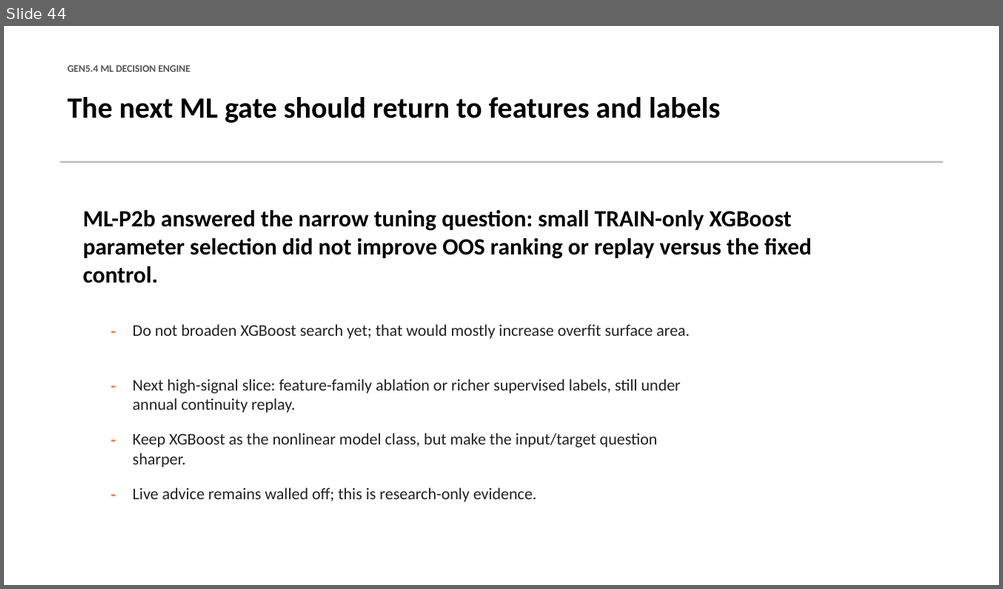
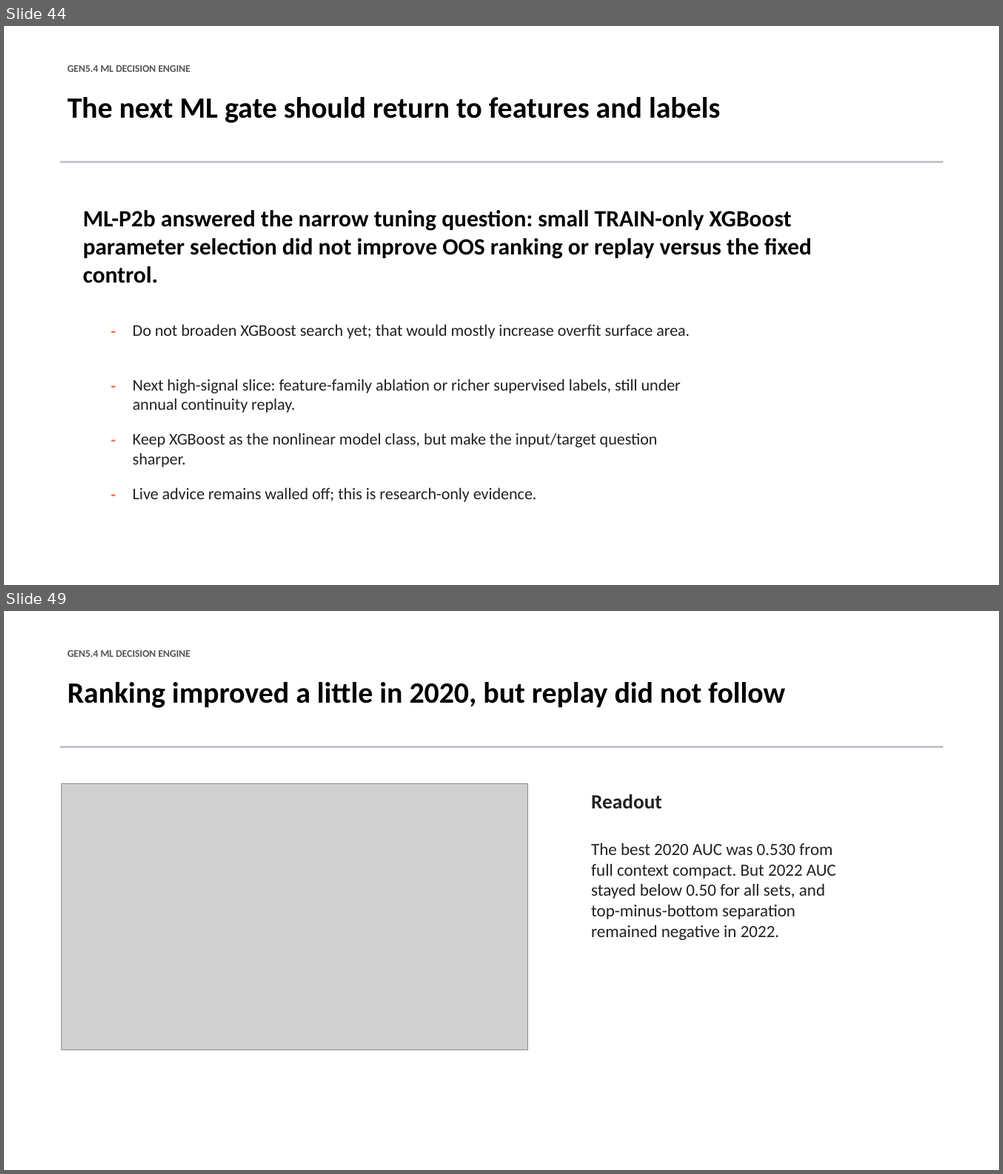
Before and after one commit to Francisc0Franc0/Time-Series-Modeling-Gen5, a slide deck: presentations/gen5_4_ml_decision_engine_incremental_build.pptx. Shown one above the other, each under a label of ours: slide 44 before the commit, slides 44 and 49 after it; the slides between them are not shown. The pictures are 1003x589 and 1003x1174 pixels, drawn with LibreOffice and Linux fonts; fonts in the diff are those of the drawing; grey boxes stand for pictures. Boxes give left, top, right and bottom in pixels: in the first picture for what was removed or moved away, otherwise in the second. Text is boxed around its words. In the diff, an @@ line names an element or a change of style, - is before the commit and + after.

```diff
--- a/presentations/gen5_4_ml_decision_engine_incremental_build.pptx
+++ b/presentations/gen5_4_ml_decision_engine_incremental_build.pptx
@@ slide 49 added at <box>4,611,999,1170</box>, background #FFFFFF @@
@@ text added at <box>68,650,190,657</box>, 9.8 pt, text #555555, bold @@
+GEN5.4 ML DECISION ENGINE
@@ text added at <box>68,682,785,708</box>, 28.5 pt, text #000000, bold @@
+Ranking improved a little in 2020, but replay did not follow
@@ rectangle added at <box>60,746,942,748</box>, fill #B8BCC4 @@
@@ picture added at <box>62,784,528,1051</box> @@
@@ text added at <box>591,795,662,809</box>, 19.5 pt, text #222222, bold @@
+Readout
@@ text added at <box>591,843,836,940</box>, 16.5 pt, text #222222 @@
+The best 2020 AUC was 0.530 from full context compact. But 2022 AUC stayed below 0.50 for all sets, and top-minus-bottom separation remained negative in 2022.
```
Also in this commit, not shown: 6 other slides added, 5 other files.
